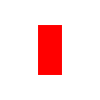
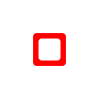
Comparing the layer stacks of the two w=100, h=100 images. Changes:
renamed "Rectangle 1" to "Shape 1", painted on it over [33, 25, 66, 75]
